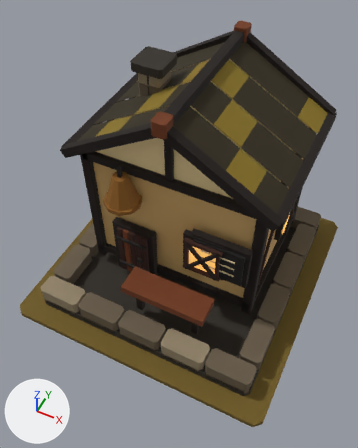
The glTF model art/schoolroom_t6/schoolroom_t6.glb, before and after one commit.
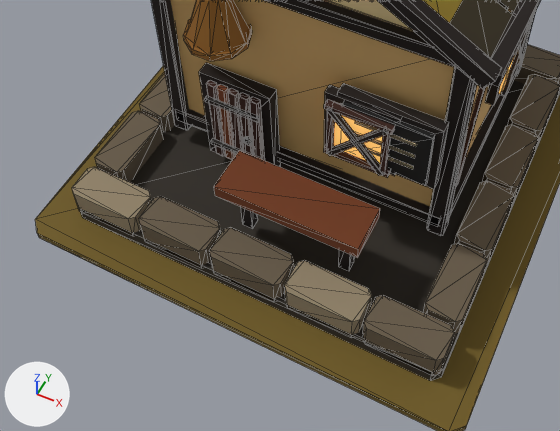
Each version is shown whole from a camera (50 mm lens) standing at (1.23, -2.68, 3.92) and looking at (0.0, -0.22, 0.85), then close up on the part from 0% to 88% of the width and 40% to 95% of the height. Every picture has the same lights, and +X, +Y and +Z are marked at lower left. The older version's two pictures come first. The close-ups show mesh edges as thin lines.

The first close-up shows 'MMR | schoolroom | T06 Architecture.001', 'MMR | schoolroom | Tier 06 Ground.001'.
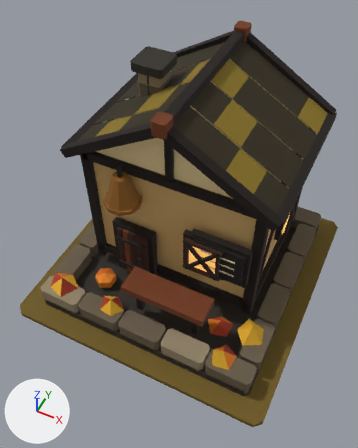
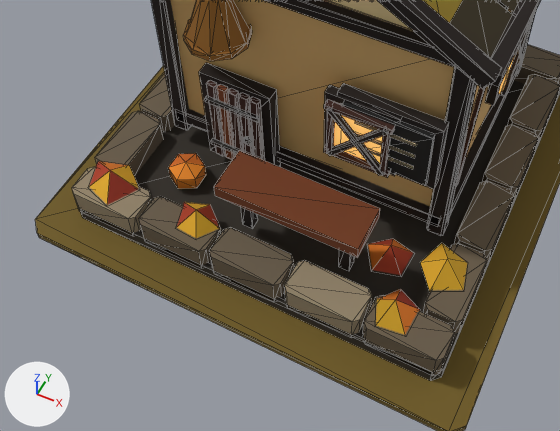
Pixel boxes [x1, y1, x2, y2] of what changed, in the close-ups (560 x 431 px):
'MMR | schoolroom | T06 Autumn Dressing.001', added
    after: [89, 153, 467, 335]

Edits to the bpy script that builds the scene:
```text
Add me_mmr___schoolroom___t06_autumn_dressing_001:
    me_mmr___schoolroom___t06_autumn_dressing_001.from_pydata(...)  # 56 vertices, 61 faces; spans x -0.98..0.96, y -0.99..-0.44, z 0.09..0.32
    me_mmr___schoolroom___t06_autumn_dressing_001.materials.append(mat_mmr___shared_palette_atlas)  # picture img_mmr_shared_color_palette_64
Add ob_mmr___schoolroom___t06_autumn_dressing_001:
    ob_mmr___schoolroom___t06_autumn_dressing_001 = bpy.data.objects.new('MMR | schoolroom | T06 Autumn Dressing.001', me_mmr___schoolroom___t06_autumn_dressing_001)
    ob_mmr___schoolroom___t06_autumn_dressing_001.location = (0.0, 0.0, 0.05)
```
